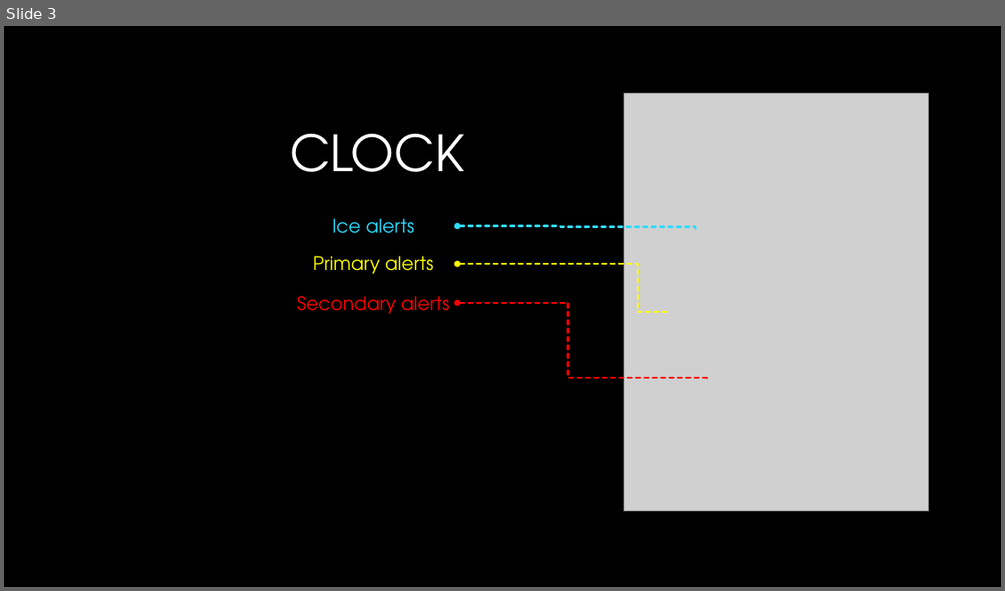
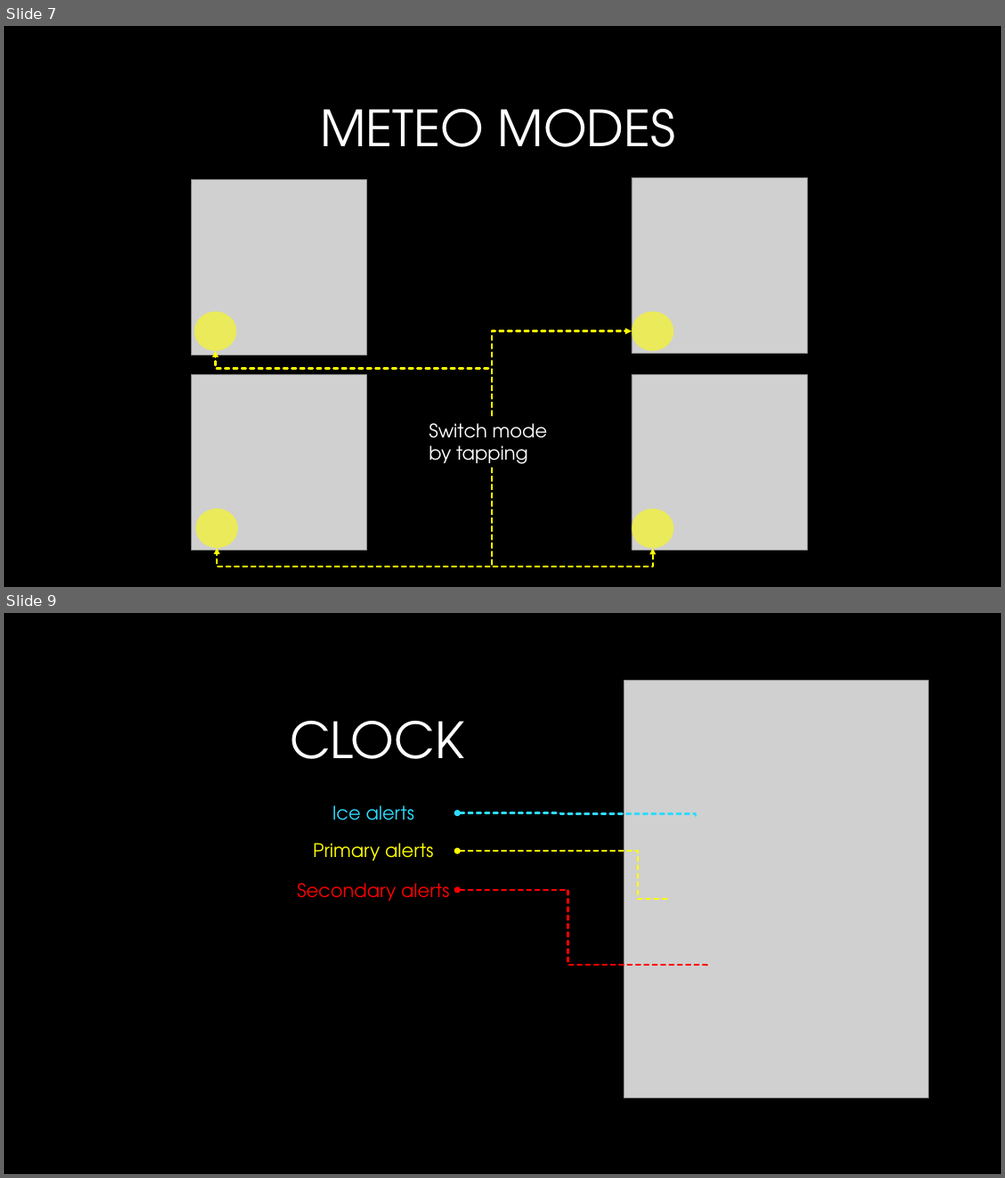
Before and after one commit to alessandroame/FitBit-WeatherNerd-Watchface, a slide deck: WeatherNerd - User manual.pptx. Shown one above the other, each under a label of ours: slide 3 before the commit, slides 7 and 9 after it; the slides between them are not shown. The pictures are 1005x591 and 1005x1178 pixels, drawn with LibreOffice and Linux fonts; fonts in the diff are those of the drawing; grey boxes stand for pictures; background and template pictures are left out. Boxes give left, top, right and bottom in pixels: in the first picture for what was removed or moved away, otherwise in the second. Text is boxed around its words. In the diff, an @@ line names an element or a change of style, - is before the commit and + after.

```diff
--- a/WeatherNerd - User manual.pptx
+++ b/WeatherNerd - User manual.pptx
@@ slide 7 added at <box>4,26,1001,587</box>, background picture (left out) @@
@@ title added at <box>320,109,676,147</box>, 48 pt, text gradient #FFFFFF to #A6A6A6 @@
+METEO MODES
@@ picture added at <box>191,179,367,355</box> @@
@@ picture added at <box>631,177,807,353</box> @@
@@ ellipse added at <box>194,312,236,351</box>, fill #FFFF00 at 56% opacity @@
@@ ellipse added at <box>631,312,673,351</box>, fill #FFFF00 at 56% opacity @@
@@ elbow arrow added from (492, 415) to (631, 331), #FFFF00 2 pt dashed @@
@@ elbow arrow added from (492, 415) to (216, 351), #FFFF00 2 pt dashed @@
@@ picture added at <box>191,375,367,550</box> @@
@@ picture added at <box>631,375,807,550</box> @@
@@ text added at <box>429,423,547,468</box>, 18 pt, text #FFFFFF @@
+Switch mode
+by tapping
@@ elbow arrow added from (492, 468) to (217, 548), #FFFF00 2 pt dashed @@
@@ elbow arrow added from (492, 468) to (653, 548), #FFFF00 2 pt dashed @@
@@ ellipse added at <box>195,508,237,548</box>, fill #FFFF00 at 56% opacity @@
@@ ellipse added at <box>631,508,673,548</box>, fill #FFFF00 at 56% opacity @@
@@ what was slide 3 is now slide 9 @@
```
Also in this commit, not shown: 2 slides changed, 5 other slides added, 1 slide removed.
